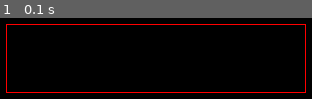
Above: before the commit, frame 1.
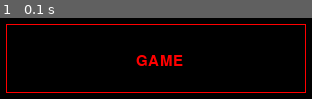
Above: after the commit, the same moment.

Repository: bbzylstra/dndgame
Game: pygame game, started from branches/open_screen.py
The game is run twice, just before and just after one commit, with the same random seed, the same clock (stepped at 60 frames per second) and the same inputs. The source is Python 2; it was converted automatically to run under Python 3.
Inputs:
- Up to frame 1 (0.1 s): no input

The runs differ from the first frame. In frame 1, 1.2% of the frame differs, in the area x 43-59%, y 45-60%.

Commit message:
Finsihed game text

Diff:
--- a/branches/open_screen.py
+++ b/branches/open_screen.py
@@ -1,5 +1,6 @@
 __author__ = 'Brad'
-import pygame
+import pygame,sys,os
+pygame.init()
 screen = pygame.display.set_mode((640, 400))
 running =True
 linecolor = 255, 255, 255
@@ -7,6 +8,7 @@
 bgcolor = 0, 0, 0
 LEFT=1
 clock = pygame.time.Clock()
+Enemy_font = pygame.font.Font("freesansbold.ttf",15)
 while running:
     event = pygame.event.poll()
     if event.type == pygame.QUIT:
@@ -20,5 +22,7 @@
             running = False
     screen.fill((bgcolor))
     pygame.draw.rect(screen, (255, 0, 0), (169, 17, 300, 69),1)
+    Enemy_hp = Enemy_font.render("GAME", True, (255,0, 0), (0, 0, 0))
+    screen.blit(Enemy_hp, (299,47) )
     pygame.display.flip()
     clock.tick(120)
